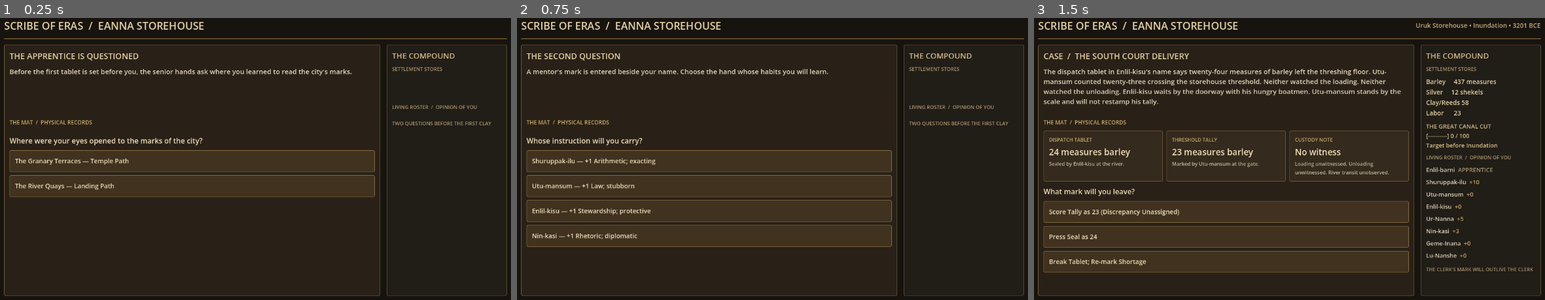
Above: before the commit, frames 1-3 (left to right).
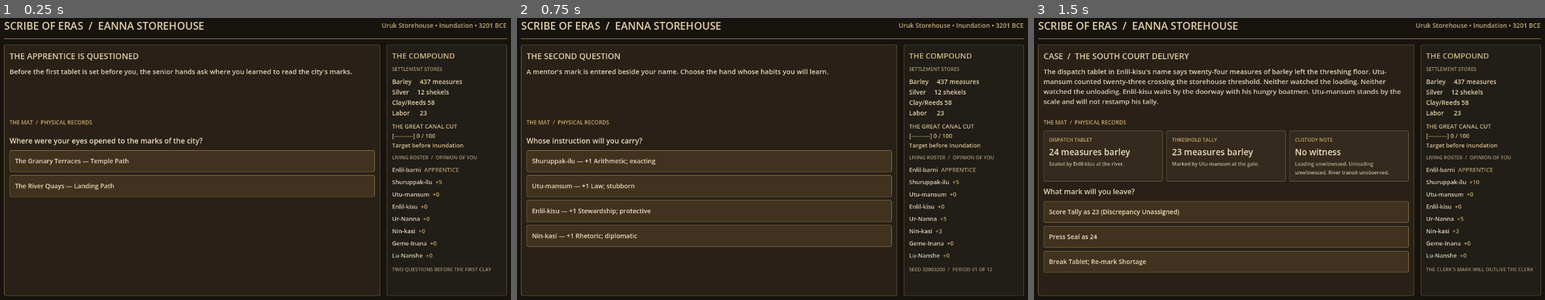
Above: after the commit, the same moments.

Repository: JawnGrimm/SoE
Game: Godot game, scene res://main.tscn
Two runs of this game, one before a commit and one after it. Both use one fixed random seed, a clock stepped at 60 frames per second and the inputs below.
Inputs:
- Up to frame 1 (0.25 s): no input
- Up to frame 2 (0.75 s): click "The Granary Terraces — Temple…" at 0.5 s
- Up to frame 3 (1.5 s): click "Shuruppak-ilu — +1 Arithmetic…" at 1.25 s

The runs differ from the first frame. In frame 1, 2.0% of the frame differs, in the area x 74-100%, y 1-91%; in frame 2, 2.0%; in frame 3, nothing differs.

Commit message:
Use tested catechism rules and show compound during introduction

Diff:
--- a/main.gd
+++ b/main.gd
@@ -199,6 +199,7 @@
 	context.actor = actor
 	context.era = current_era
 	context.year = world.year
+	_refresh_compound()
 	_show_path_catechism()
 
 func _schedule_next_case() -> void:
@@ -232,15 +233,9 @@
 	if phase != "catechism_path":
 		return
 	selected_path = path
-	actor.flags[path] = -1
-	if path == &"path_temple":
-		world.get_person(&"ur_nanna").opinions[actor.id] += 5
-		world.get_person(&"nin_kasi").opinions[actor.id] += 3
-		world.enqueue_form({"form_type": &"pension_roll", "subject_id": &"brewing_house_account", "urgency": 1, "year": world.year})
-	else:
-		world.get_person(&"enlil_kisu").opinions[actor.id] += 5
-		world.get_person(&"geme_inana").opinions[actor.id] += 3
-		world.enqueue_form({"form_type": &"consignment_receipt", "subject_id": &"temple_consignment", "urgency": 1, "year": world.year})
+	if not UrukCatechism.choose_path(world, actor, path):
+		return
+	_refresh_compound()
 	_show_mentor_catechism()
 
 func _show_mentor_catechism() -> void:
@@ -258,20 +253,8 @@
 func _choose_mentor(mentor_id: StringName) -> void:
 	if phase != "catechism_mentor":
 		return
-	var skill_by_mentor := {
-		&"shuruppak_ilu": [&"arithmetic", &"exacting"],
-		&"utu_mansum": [&"law", &"stubborn"],
-		&"enlil_kisu": [&"stewardship", &"protective"],
-		&"nin_kasi": [&"rhetoric", &"diplomatic"]
-	}
-	var selected: Array = skill_by_mentor[mentor_id]
-	var skill: StringName = selected[0]
-	var trait_id: StringName = selected[1]
-	actor.skills.levels[skill] = actor.skills.get_level(skill) + 1
-	if trait_id not in actor.traits:
-		actor.traits.append(trait_id)
-	var mentor: PersonEntity = world.get_person(mentor_id)
-	mentor.opinions[actor.id] = int(mentor.opinions.get(actor.id, 0)) + 5
+	if not UrukCatechism.choose_mentor(world, actor, mentor_id):
+		return
 	_refresh_compound()
 	_schedule_next_case()
 
